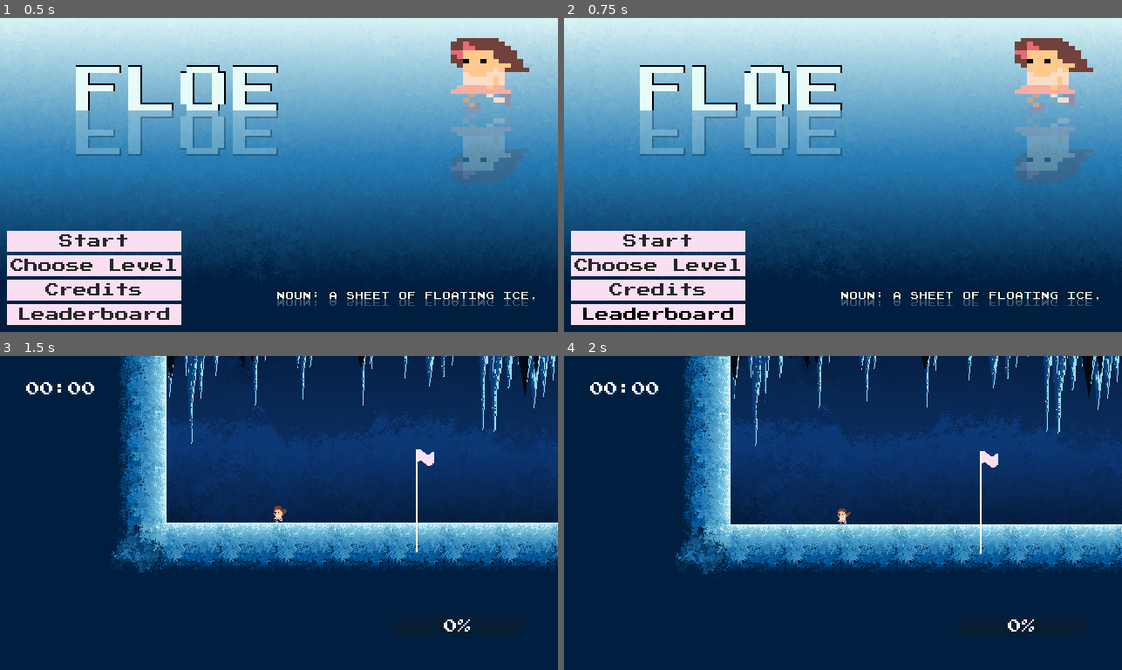
Above: before the commit, frames 1-4 (two rows, left to right).
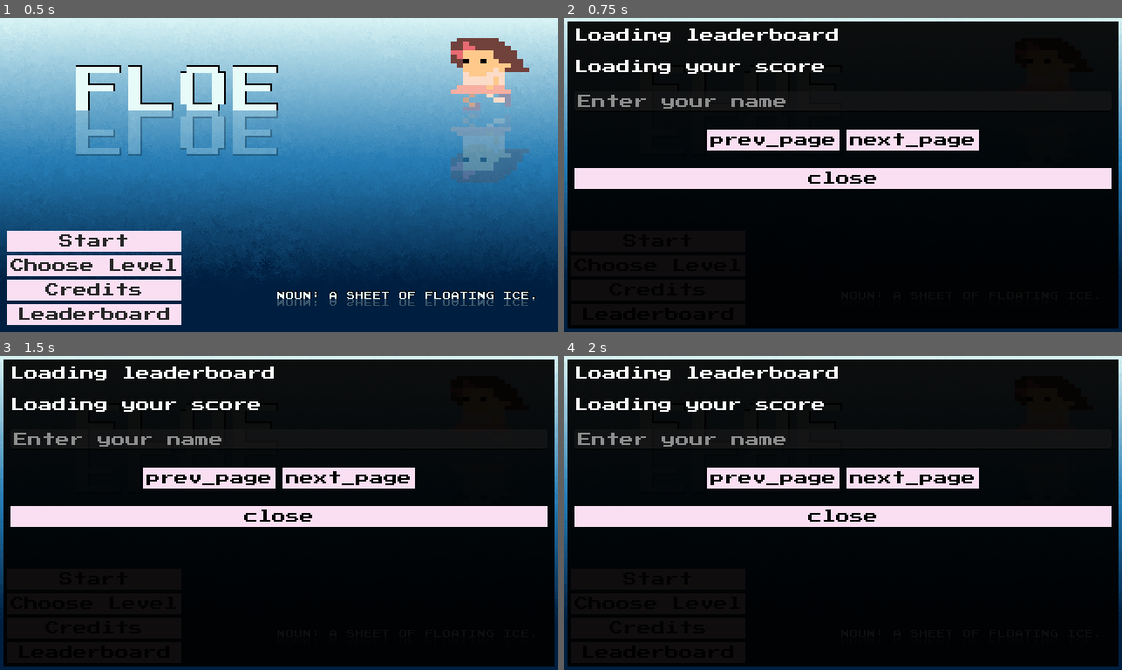
Above: after the commit, the same moments.

Repository: Bitsilisk/speedjam-8
Game: Godot game, scene res://scenes/main.tscn
The game is run twice, just before and just after one commit, with the same random seed, the same clock (stepped at 60 frames per second) and the same inputs.
Inputs:
- Up to frame 1 (0.5 s): no input
- Up to frame 2 (0.75 s): click "Leaderboard" at 0.5 s
- Up to frame 3 (1.5 s): click "Start" at 1.25 s
- Up to frame 4 (2 s): no input

Frame 1 is identical in both runs. In frame 2, 95% of the frame differs, in the area x 0-100%, y 1-99%; in frame 3, 98%, in the area x 0-100%, y 0-99%; in frame 4, 98%.
Error before the commit: Cannot call method 'show' on a null value. (res://scripts/main_menu.gd:61)
Error after the commit: Invalid access to property or key 'player_identifier' on a base object of type 'Nil'. (res://scripts/leaderboard.gd:82)

Commit message:
Fancy time stuff.

Diff:
--- a/scenes/end_flag.tscn
+++ b/scenes/end_flag.tscn
@@ -54,6 +54,7 @@
 vframes = 2
 
 [node name="AnimationPlayer" type="AnimationPlayer" parent="."]
+reset_on_save = false
 libraries = {
 "": SubResource("AnimationLibrary_7ojc6")
 }
--- /dev/null
+++ b/scenes/end_screen.tscn
@@ -0,0 +1,50 @@
+[gd_scene load_steps=3 format=3 uid="uid://bxeyibig25llp"]
+
+[ext_resource type="StyleBox" uid="uid://dtbi1sq0ahxe" path="res://assets/art/ui/pink_button_style.tres" id="1_kuxum"]
+[ext_resource type="Script" path="res://scripts/end_screen.gd" id="1_nda5j"]
+
+[node name="EndScreen" type="Control" node_paths=PackedStringArray("label")]
+layout_mode = 3
+anchors_preset = 15
+anchor_right = 1.0
+anchor_bottom = 1.0
+grow_horizontal = 2
+grow_vertical = 2
+script = ExtResource("1_nda5j")
+label = NodePath("CenterContainer/VBoxContainer/TotalTime")
+
+[node name="CenterContainer" type="CenterContainer" parent="."]
+layout_mode = 1
+anchors_preset = 15
+anchor_right = 1.0
+anchor_bottom = 1.0
+grow_horizontal = 2
+grow_vertical = 2
+
+[node name="VBoxContainer" type="VBoxContainer" parent="CenterContainer"]
+layout_mode = 2
+theme_override_constants/separation = 10
+
+[node name="TotalTime" type="Label" parent="CenterContainer/VBoxContainer"]
+layout_mode = 2
+text = "The End!
+
+Your total time
+{0}
+
+Thank You for playing!"
+horizontal_alignment = 1
+
+[node name="submit_time" type="Button" parent="CenterContainer/VBoxContainer"]
+visible = false
+custom_minimum_size = Vector2(0, 20)
+layout_mode = 2
+theme_override_colors/font_color = Color(0, 0, 0, 1)
+theme_override_styles/normal = ExtResource("1_kuxum")
+text = "Submit"
+
+[node name="Button" type="Button" parent="CenterContainer/VBoxContainer"]
+layout_mode = 2
+text = "Back to Menu"
+
+[connection signal="visibility_changed" from="." to="." method="_on_visibility_changed"]
--- a/scenes/leaderboard.tscn
+++ b/scenes/leaderboard.tscn
@@ -7,7 +7,6 @@
 bg_color = Color(0, 0, 0, 0.941176)
 
 [node name="LeaderboardContainer" type="MarginContainer"]
-visible = false
 offset_right = 640.0
 offset_bottom = 360.0
 theme_override_constants/margin_left = 4
--- a/scenes/level_end_screen.tscn
+++ b/scenes/level_end_screen.tscn
@@ -3,7 +3,7 @@
 [ext_resource type="StyleBox" uid="uid://dtbi1sq0ahxe" path="res://assets/art/ui/pink_button_style.tres" id="1_7hpt8"]
 [ext_resource type="Script" path="res://scripts/level_end_screen.gd" id="1_lv8ne"]
 
-[node name="LevelEndScreen" type="Control" node_paths=PackedStringArray("time_label")]
+[node name="LevelEndScreen" type="Control" node_paths=PackedStringArray("label")]
 layout_mode = 3
 anchors_preset = 15
 anchor_right = 1.0
@@ -11,7 +11,7 @@
 grow_horizontal = 2
 grow_vertical = 2
 script = ExtResource("1_lv8ne")
-time_label = NodePath("MarginContainer/HBoxContainer/level_time")
+label = NodePath("MarginContainer/HBoxContainer/Label")
 
 [node name="MarginContainer" type="MarginContainer" parent="."]
 layout_mode = 1
@@ -25,14 +25,14 @@
 theme_override_constants/margin_right = 20
 theme_override_constants/margin_bottom = 20
 
-[node name="HBoxContainer" type="HBoxContainer" parent="MarginContainer"]
+[node name="HBoxContainer" type="VBoxContainer" parent="MarginContainer"]
 layout_mode = 2
 size_flags_horizontal = 4
 size_flags_vertical = 4
 
-[node name="level_time" type="Label" parent="MarginContainer/HBoxContainer"]
+[node name="Label" type="Label" parent="MarginContainer/HBoxContainer"]
 layout_mode = 2
-text = "Level Time - "
+text = "New personal best!"
 
 [node name="again" type="Button" parent="MarginContainer/HBoxContainer"]
 custom_minimum_size = Vector2(115, 25)
--- a/scenes/levels/level_1_tutorial.tscn
+++ b/scenes/levels/level_1_tutorial.tscn
@@ -679,7 +679,6 @@
 tile_set = SubResource("TileSet_tbskw")
 
 [node name="tutorial guide notes to add gui" type="Control" parent="."]
-visible = false
 layout_mode = 3
 anchors_preset = 0
 offset_right = 40.0
@@ -847,4 +846,4 @@
 position = Vector2(-575, 13)
 
 [node name="Flag" parent="." instance=ExtResource("11_1hxe2")]
-position = Vector2(-417, 6)
+position = Vector2(281, 456)
--- a/scenes/main.tscn
+++ b/scenes/main.tscn
@@ -1,7 +1,8 @@
-[gd_scene load_steps=17 format=3 uid="uid://dejhsital8kuo"]
+[gd_scene load_steps=19 format=3 uid="uid://dejhsital8kuo"]
 
 [ext_resource type="Script" path="res://scripts/main.gd" id="1_3ufg0"]
 [ext_resource type="PackedScene" uid="uid://c2f75ss4k6uba" path="res://scenes/music_manager.tscn" id="1_300cy"]
+[ext_resource type="PackedScene" uid="uid://bh3my8ljgw02s" path="res://scenes/leaderboard.tscn" id="2_em8um"]
 [ext_resource type="PackedScene" uid="uid://c35p46nb6m26w" path="res://scenes/levels/level_1_tutorial.tscn" id="2_uv5s6"]
 [ext_resource type="PackedScene" uid="uid://bdldxaka32a6w" path="res://scenes/main_menu.tscn" id="2_wl0pp"]
 [ext_resource type="AudioStream" uid="uid://c8eextcdp3dbw" path="res://assets/audio/sfx/icy_uihoverA.wav" id="3_2iioh"]
@@ -15,6 +16,7 @@
 [ext_resource type="AudioStream" uid="uid://bic1r6kiobaqo" path="res://assets/audio/sfx/icy_uihoverG.wav" id="7_ddyam"]
 [ext_resource type="AudioStream" uid="uid://bja6thudab6hb" path="res://assets/audio/sfx/icy_uiclick.wav" id="8_a8cvk"]
 [ext_resource type="PackedScene" uid="uid://b4edtiuiujfgs" path="res://scenes/level_end_screen.tscn" id="9_cqh7f"]
+[ext_resource type="PackedScene" uid="uid://bxeyibig25llp" path="res://scenes/end_screen.tscn" id="10_7p6e5"]
 
 [sub_resource type="AudioStreamRandomizer" id="AudioStreamRandomizer_sm0iu"]
 streams_count = 5
@@ -26,7 +28,7 @@
 stream_4/stream = ExtResource("7_ddyam")
 stream_4/weight = 0.25
 
-[node name="Main" type="Control" node_paths=PackedStringArray("game_node", "main_menu", "level_end_screen")]
+[node name="Main" type="Control" node_paths=PackedStringArray("game_node", "main_menu", "level_end_screen", "end_screen")]
 process_mode = 3
 layout_mode = 3
 anchors_preset = 15
@@ -37,19 +39,27 @@
 script = ExtResource("1_3ufg0")
 levels = Array[PackedScene]([ExtResource("2_uv5s6"), ExtResource("3_kdc1k"), ExtResource("4_mbm5s"), ExtResource("5_ylr2j"), ExtResource("6_edjsb")])
 game_node = NodePath("Game")
-main_menu = NodePath("MainMenu")
+main_menu = NodePath("CanvasLayer/MainMenu")
 level_end_screen = NodePath("CanvasLayer/LevelEndScreen")
+end_screen = NodePath("CanvasLayer/EndScreen")
 
 [node name="MusicManager" parent="." instance=ExtResource("1_300cy")]
 unique_name_in_owner = true
-
-[node name="MainMenu" parent="." node_paths=PackedStringArray("game_node") instance=ExtResource("2_wl0pp")]
-layout_mode = 1
-game_node = NodePath("../Game")
+disabled = false
 
 [node name="CanvasLayer" type="CanvasLayer" parent="."]
 
+[node name="MainMenu" parent="CanvasLayer" node_paths=PackedStringArray("leaderboard", "game_node") instance=ExtResource("2_wl0pp")]
+leaderboard = NodePath("../LeaderboardContainer")
+game_node = NodePath("../../Game")
+
 [node name="LevelEndScreen" parent="CanvasLayer" instance=ExtResource("9_cqh7f")]
+visible = false
+
+[node name="EndScreen" parent="CanvasLayer" instance=ExtResource("10_7p6e5")]
+visible = false
+
+[node name="LeaderboardContainer" parent="CanvasLayer" instance=ExtResource("2_em8um")]
 visible = false
 
 [node name="Game" type="Node2D" parent="."]
@@ -61,5 +71,3 @@
 [node name="sfx_uiclick" type="AudioStreamPlayer" parent="."]
 stream = ExtResource("8_a8cvk")
 bus = &"SFX"
-
-[connection signal="visibility_changed" from="MainMenu" to="MainMenu" method="_on_visibility_changed"]
--- a/scenes/main_menu.tscn
+++ b/scenes/main_menu.tscn
@@ -1,8 +1,7 @@
-[gd_scene load_steps=4 format=3 uid="uid://bdldxaka32a6w"]
+[gd_scene load_steps=3 format=3 uid="uid://bdldxaka32a6w"]
 
 [ext_resource type="Script" path="res://scripts/main_menu.gd" id="1_427ti"]
 [ext_resource type="Texture2D" uid="uid://iwa2fq84sdrv" path="res://assets/art/Tilemap/title_screen.png" id="3_ahafd"]
-[ext_resource type="StyleBox" uid="uid://dtbi1sq0ahxe" path="res://assets/art/ui/pink_button_style.tres" id="7_2blsd"]
 
 [node name="MainMenu" type="Control" node_paths=PackedStringArray("level_choices", "credits") groups=["level_loader"]]
 layout_mode = 3
@@ -105,54 +104,9 @@
 horizontal_alignment = 1
 autowrap_mode = 2
 
-[node name="end_screen" type="Control" parent="."]
-visible = false
-layout_mode = 1
-anchors_preset = 15
-anchor_right = 1.0
-anchor_bottom = 1.0
-grow_horizontal = 2
-grow_vertical = 2
-
-[node name="CenterContainer" type="CenterContainer" parent="end_screen"]
-layout_mode = 1
-anchors_preset = 15
-anchor_right = 1.0
-anchor_bottom = 1.0
-offset_top = 42.0
-offset_bottom = 42.0
-grow_horizontal = 2
-grow_vertical = 2
-
-[node name="VBoxContainer" type="VBoxContainer" parent="end_screen/CenterContainer"]
-layout_mode = 2
-theme_override_constants/separation = 10
-
-[node name="Label" type="Label" parent="end_screen/CenterContainer/VBoxContainer"]
-layout_mode = 2
-text = "the end!"
-horizontal_alignment = 1
-
-[node name="total_time" type="Label" parent="end_screen/CenterContainer/VBoxContainer"]
-layout_mode = 2
-text = "Your total time:"
-horizontal_alignment = 1
-
-[node name="submit_time" type="Button" parent="end_screen/CenterContainer/VBoxContainer"]
-custom_minimum_size = Vector2(0, 20)
-layout_mode = 2
-theme_override_colors/font_color = Color(0, 0, 0, 1)
-theme_override_styles/normal = ExtResource("7_2blsd")
-text = "Submit"
-
-[node name="Label2" type="Label" parent="end_screen/CenterContainer/VBoxContainer"]
-layout_mode = 2
-text = "Thanks for playing!"
-horizontal_alignment = 1
-
+[connection signal="visibility_changed" from="." to="." method="_on_visibility_changed"]
 [connection signal="pressed" from="MarginContainer/HBoxContainer/VBoxContainer/start" to="." method="_on_start_pressed"]
 [connection signal="toggled" from="MarginContainer/HBoxContainer/VBoxContainer/choose_level" to="." method="_on_choose_level_toggled"]
 [connection signal="pressed" from="MarginContainer/HBoxContainer/VBoxContainer/credits" to="." method="_on_credits_pressed"]
 [connection signal="toggled" from="MarginContainer/HBoxContainer/VBoxContainer/credits" to="." method="_on_credits_toggled"]
 [connection signal="pressed" from="MarginContainer/HBoxContainer/VBoxContainer/leaderboard" to="." method="_on_leaderboard_pressed"]
-[connection signal="pressed" from="end_screen/CenterContainer/VBoxContainer/submit_time" to="." method="_on_submit_time_pressed"]
--- a/scenes/player_manager.tscn
+++ b/scenes/player_manager.tscn
@@ -14,12 +14,14 @@
 transition = 0
 ease = 2
 
-[node name="PlayerManager" type="Node2D" node_paths=PackedStringArray("phantom_camera", "camera", "pause_menu")]
+[node name="PlayerManager" type="Node2D" node_paths=PackedStringArray("phantom_camera", "camera", "pause_menu", "player_hud")]
+process_mode = 1
 script = ExtResource("1_6n8fn")
 PlayerScene = ExtResource("3_ahntl")
 phantom_camera = NodePath("PhantomCamera2D")
 camera = NodePath("Camera2D")
 pause_menu = NodePath("HUDLayer/PauseMenu")
+player_hud = NodePath("HUDLayer/PlayerHud")
 
 [node name="PhantomCamera2D" type="Node2D" parent="."]
 script = ExtResource("1_b3a2u")
@@ -41,4 +43,5 @@
 [node name="PauseMenu" parent="HUDLayer" instance=ExtResource("5_dq1vk")]
 visible = false
 
-[node name="PlayerHud" parent="HUDLayer" instance=ExtResource("5_sf40c")]
+[node name="PlayerHud" parent="HUDLayer" node_paths=PackedStringArray("player_manager") instance=ExtResource("5_sf40c")]
+player_manager = NodePath("../..")
--- a/scenes/player_ui.tscn
+++ b/scenes/player_ui.tscn
@@ -1,6 +1,12 @@
-[gd_scene format=3 uid="uid://dyxx0rqk7uwp5"]
+[gd_scene load_steps=3 format=3 uid="uid://dyxx0rqk7uwp5"]
 
-[node name="PlayerHud" type="Control"]
+[ext_resource type="Script" path="res://scripts/player_ui.gd" id="1_sxo0f"]
+
+[sub_resource type="LabelSettings" id="LabelSettings_omblg"]
+outline_size = 4
+outline_color = Color(0, 0, 0, 1)
+
+[node name="PlayerHud" type="Control" node_paths=PackedStringArray("time_label", "flow_bar")]
 process_mode = 3
 layout_mode = 3
 anchors_preset = 15
@@ -9,6 +15,9 @@
 grow_horizontal = 2
 grow_vertical = 2
 mouse_filter = 2
+script = ExtResource("1_sxo0f")
+time_label = NodePath("MarginContainer/timer/VBoxContainer/time")
+flow_bar = NodePath("MarginContainer/MarginContainer/ProgressBar")
 
 [node name="MarginContainer" type="MarginContainer" parent="."]
 layout_mode = 1
@@ -36,6 +45,7 @@
 [node name="time" type="Label" parent="MarginContainer/timer/VBoxContainer"]
 layout_mode = 2
 text = "00:00"
+label_settings = SubResource("LabelSettings_omblg")
 
 [node name="MarginContainer" type="MarginContainer" parent="MarginContainer"]
 layout_mode = 2
@@ -49,5 +59,3 @@
 size_flags_horizontal = 8
 size_flags_vertical = 8
 mouse_filter = 2
-
-[node name="Timer" type="Timer" parent="."]
--- /dev/null
+++ b/scripts/end_screen.gd
@@ -0,0 +1,21 @@
+extends Control
+
+@onready var main = get_node("/root/Main")
+@export var label:Label
+
+func _on_visibility_changed():
+	var tree:SceneTree = get_tree()
+	if not is_instance_valid(tree):
+		return
+	tree.paused = visible
+
+	if not visible or not is_instance_valid(main):
+		return
+
+	if main.has_completed_all():
+		var total_time = main.get_total_time()
+		label.text = "The End!\n\nTotal Time\n{0}\n\nThanks for playing!".format([
+			main.time_to_string(total_time)
+		])
+	else:
+		label.text = "The End!\n\nComplete all levels for a total time!\n\nThanks for playing!"
--- a/scripts/level_end_screen.gd
+++ b/scripts/level_end_screen.gd
@@ -1,14 +1,18 @@
 extends Control
 
-@export var time_label:Label
+@export var label:Label
 
 @onready var main = get_node("/root/Main")
 
 var player_manager:PlayerManager
 
 func _on_visibility_changed():
-	if is_instance_valid(player_manager):
-		time_label.text = "Level Time: {0}".format([player_manager.time])
+	if is_instance_valid(player_manager) and visible:
+		var best_score:bool = main.register_score(player_manager.time)
+		if best_score:
+			label.text = "New personal record!"
+		else:
+			label.text = "Old record: {0}".format([main.current_record])
 
 	var tree:SceneTree = get_tree()
 	if not is_instance_valid(tree):
@@ -17,10 +21,10 @@
 
 
 func _on_again_pressed():
+	hide()
 	player_manager._reset()
-	hide()
 
 
 func _on_next_level_pressed():
+	hide()
 	main.next_level()
-	hide()
--- a/scripts/main.gd
+++ b/scripts/main.gd
@@ -4,21 +4,28 @@
 @export var game_node:Node2D
 @export var main_menu:Control
 @export var level_end_screen:Control
+@export var end_screen:Control
 
+var scores:Array[float]
 var current_level_index:int = -1
 
-# Called when the node enters the scene tree for the first time.
+var current_record:String:
+	get:
+		print("Getting score for {0}".format([current_level_index]))
+		return "{0}:{1}".format([
+			"%d" % floor(scores[current_level_index]/60.0),
+			"%2.2f" % fmod(scores[current_level_index],60)
+		])
+
 func _ready():
-	pass # Replace with function body.
-
-
-# Called every frame. 'delta' is the elapsed time since the previous frame.
-func _process(delta):
-	pass
+	for level_index in range(levels.size()):
+		scores.append(-1)
+	show_main_menu()
 
 func show_main_menu():
 	unload_all()
 	main_menu.show()
+	main_menu.reset_buttons()
 
 func load_level(index:int) -> bool:
 	if levels.size() == index:
@@ -61,6 +68,34 @@
 	for child in game_node.get_children():
 		child.queue_free()
 
+func register_score(score:float) -> bool:
+	if scores[current_level_index] > score or scores[current_level_index] < 0:
+		print("setting score for {0} to {1}".format([current_level_index, score]))
+		scores[current_level_index] = score
+		return true
+	return false
+
 func next_level():
 	var valid_level:bool = load_level(current_level_index + 1)
-	print("loading next level: {0}".format([valid_level]))
+	if valid_level:
+		return
+	else:
+		end_screen.show()
+
+func has_completed_all():
+	for score in scores:
+		if score == -1:
+			return false
+	return true
+
+func get_total_time()->float:
+	var total:float = 0
+	for score in scores:
+		total += score
+	return total
+
+func time_to_string(time:float) -> String:
+	return "{0}:{1}".format([
+		"%d" % floor(time/60.0),
+		"%2.2f" % fmod(time,60)
+	])
--- a/scripts/main_menu.gd
+++ b/scripts/main_menu.gd
@@ -16,46 +16,12 @@
 @onready var end_screen = $end_screen
 @onready var total_time_text = $end_screen/CenterContainer/VBoxContainer/total_time
 
-# Called when the node enters the scene tree for the first time.
-func _ready() -> void:
-	for level in range(main.levels.size()):
-		var button = Button.new()
-		button.text = "Level {0}".format([level+1])
-		button.pressed.connect(func():
-			main.load_level(level)
-		)
-		level_choices.add_child(button)
-
-
 func _on_start_pressed() -> void:
 	main.load_level(0)
 
 func _on_choose_level_toggled(toggled_on: bool) -> void:
 	credits.visible = false
 	level_choices.visible = toggled_on
-
-func reload_level():
-	main.load_level(current_level)
-
-func load_next_level():
-	pass
-	#show()
-	#$CenterContainer.hide()
-	#curr_level_time = get_tree().get_first_node_in_group("player_ui"
-				#).report_discard_time()
-#
-	#if levels.size() == (current_level + 1):
-		#levels_played.append(current_level)
-#
-	#if levels.size() == (current_level + 1) && played_all_levels():
-		#total_time_all_levels += curr_level_time
-		#main.unload_all()
-		#total_time_text.text = "Your total time: " + str(total_time_all_levels)
-		#end_screen.show()
-	#else:
-		#main.unload_all()
-		#level_time.text = str(total_time_all_levels) + " Level Time: " + str(int(curr_level_time))
-		#between_levels_screen.show()
 
 func _on_leaderboard_pressed() -> void:
 	leaderboard.show()
@@ -67,20 +33,6 @@
 	level_choices.visible = false
 	credits.visible = toggled_on
 
-func played_all_levels():
-	pass
-	#return levels_played.size() == levels.size()
-
-func _on_again_pressed() -> void:
-	reload_level()
-
-func _on_next_level_pressed() -> void:
-	between_levels_screen.hide()
-	levels_played.append(current_level)
-	total_time_all_levels += curr_level_time
-	curr_level_time = 0
-	main.load_level(current_level + 1)
-
 func _on_submit_time_pressed() -> void:
 	leaderboard_logic.load_new_info(total_time_all_levels)
 	end_screen.hide()
@@ -88,7 +40,24 @@
 	leaderboard.show()
 
 
+func reset_buttons():
+	if not is_instance_valid(main):
+		return
+	for child in level_choices.get_children():
+		child.queue_free()
 
+	for level in range(main.levels.size()):
+		var button = Button.new()
+		button.text = "Level {0}".format([level+1])
+		if main.scores[level] != -1:
+			button.text += "\n{0}:{1}".format([
+			"%d" % floor(main.scores[level]/60.0),
+			"%2.2f" % fmod(main.scores[level],60)
+		])
+		button.pressed.connect(func():
+			main.load_level(level)
+		)
+		level_choices.add_child(button)
 
 func _on_visibility_changed():
 	if visible:
--- a/scripts/music_manager.gd
+++ b/scripts/music_manager.gd
@@ -9,6 +9,8 @@
 		child.stop()
 
 func play(track:String):
+	if disabled:
+		return
 	var target:AudioStreamPlayer = find_child(track)
 	var children = get_children()
 	if not is_instance_valid(target):
--- a/scripts/player.gd
+++ b/scripts/player.gd
@@ -77,7 +77,7 @@
 
 	if Input.is_action_pressed("use_flow") and not is_zero_approx(flow_amount) and not is_on_floor():
 		flow += FLOW_BUILD_RATE
-		flow_amount -= 2
+		flow_amount = max(0, flow_amount - 2)
 		heart_particales.emitting = true
 		using_flow = true
 		icy_flow.volume_db = 0.0
@@ -92,7 +92,7 @@
 
 func apply_horizontal_movement(delta:float, multiplier:float=1):
 	var new_direction = get_input_direction()
-	var new_velocity:float = new_direction * SPEED * delta * 1000.
+	var new_velocity:float = new_direction * SPEED * delta * 1000. * multiplier
 	if abs(velocity.x + new_velocity) < get_top_speed():
 		if new_direction != sign(last_velocity.x):
 			new_velocity *= 2
@@ -121,7 +121,7 @@
 func dash():
 #	Gets the direction of the dash, fun fact Input.get_vector() has a weird bug where it's slightly off tilt.
 #	I aint dealing with that issue again.
-	if not flow_amount == 100:
+	if not is_equal_approx(flow_amount, 100):
 		return
 	dash_particles.emitting = true
 	velocity.x = DASH_SPEED * sign(last_velocity.x)
@@ -146,4 +146,4 @@
 
 func check_flow_state():
 	if is_flow_speed() and is_on_floor():
-		flow_amount += 1
+		flow_amount = min(100, flow_amount + 1)
--- a/scripts/player_manager.gd
+++ b/scripts/player_manager.gd
@@ -5,6 +5,7 @@
 @export var phantom_camera:PhantomCamera2D
 @export var camera:Camera2D
 @export var pause_menu:Control
+@export var player_hud:Control
 var time:float = 0.
 var player:Player
 # Called when the node enters the scene tree for the first time.
--- /dev/null
+++ b/scripts/player_ui.gd
@@ -0,0 +1,20 @@
+extends Control
+
+@export var player_manager:PlayerManager
+@export var time_label:Label
+@export var flow_bar:ProgressBar
+# Called when the node enters the scene tree for the first time.
+func _ready():
+	pass # Replace with function body.
+
+
+# Called every frame. 'delta' is the elapsed time since the previous frame.
+func _process(delta):
+	if not is_instance_valid(player_manager) or not is_instance_valid(player_manager.player):
+		return
+
+	time_label.text = "Time {0}:{1}".format([
+		"%d" % floor(player_manager.time/60.0),
+		"%2.2f" % fmod(player_manager.time,60)
+	])
+	flow_bar.value = player_manager.player.flow_amount
